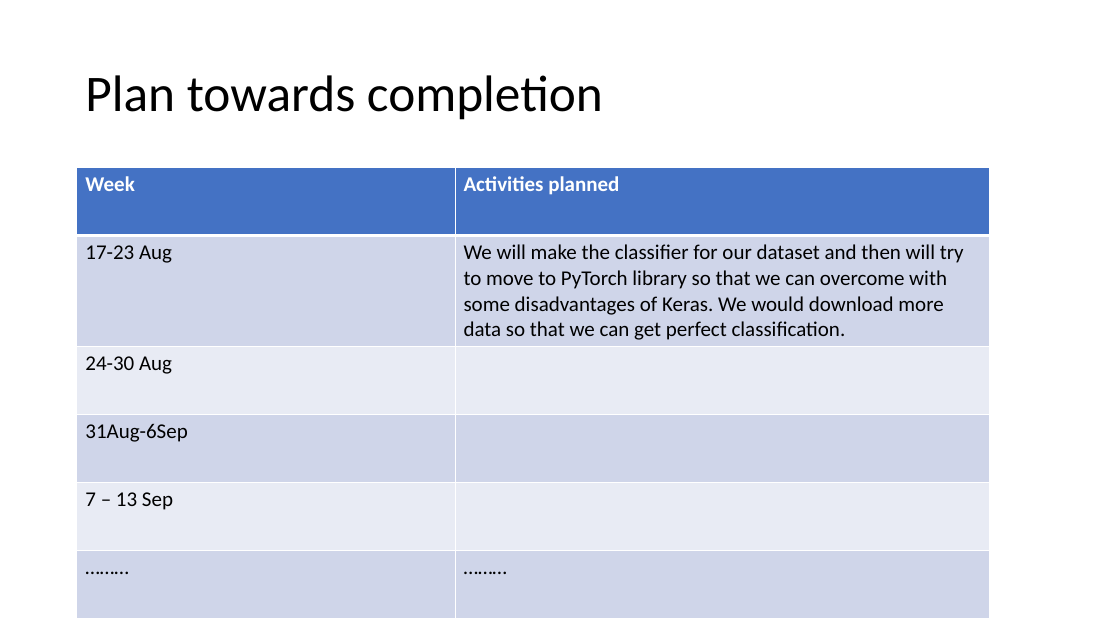
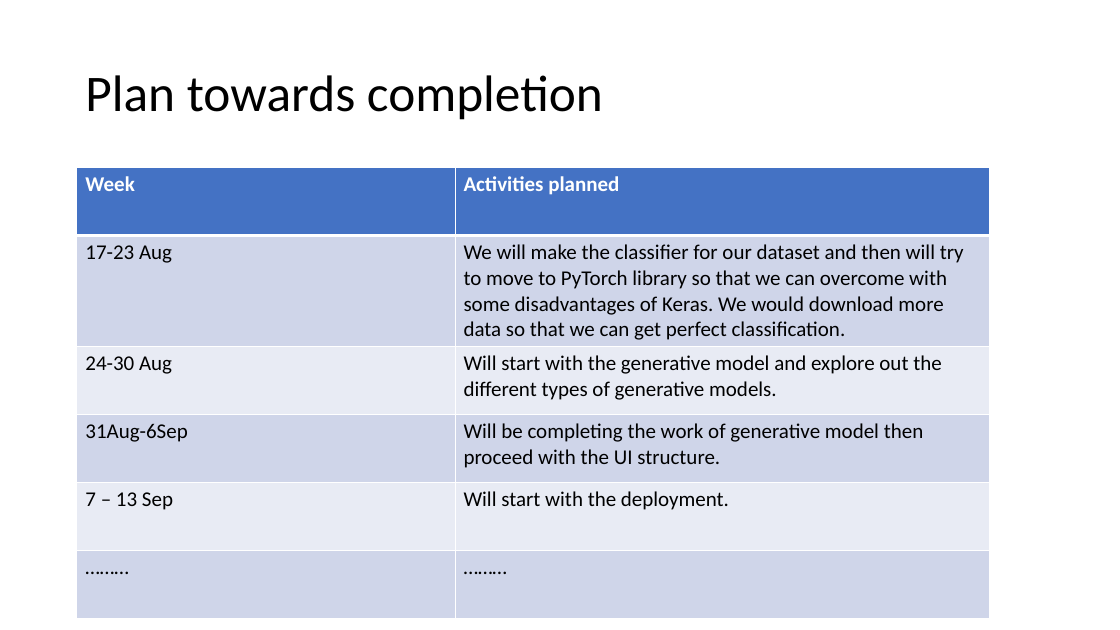
Before and after one commit to alvynabranches/trimester4, a slide deck: slide 10 of 3_Mini_Project/MiniProject_Synopsis.pptx. Drawn at 1120x630 pixels with LibreOffice and Linux fonts; fonts in the diff are those of the drawing. Boxes give left, top, right and bottom in pixels: in the first picture for what was removed or moved away, otherwise in the second. Text is boxed around its words. In the diff, an @@ line names an element or a change of style, - is before the commit and + after.

Commit message:
15082020v1

```diff
--- a/3_Mini_Project/MiniProject_Synopsis.pptx
+++ b/3_Mini_Project/MiniProject_Synopsis.pptx
@@ table at (77,168,991,618) @@
-row 3, column 2: 
+row 3, column 2: Will start with the generative model and explore out the different types of generative models.
-row 4, column 2: 
+row 4, column 2: Will be completing the work of generative model then proceed with the UI structure.
-row 5, column 2: 
+row 5, column 2: Will start with the deployment.
```
